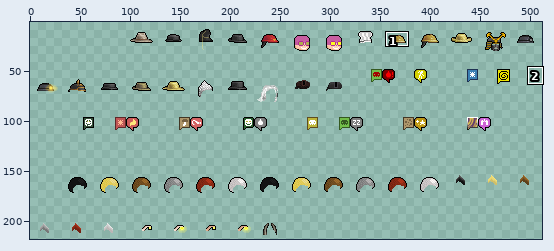
Sprite sheet -- gfx/ChibiUltica/ChibiTall.png. The picture above shows the old version from afar; the outline marks the close-up.
Close-up. Earlier state:
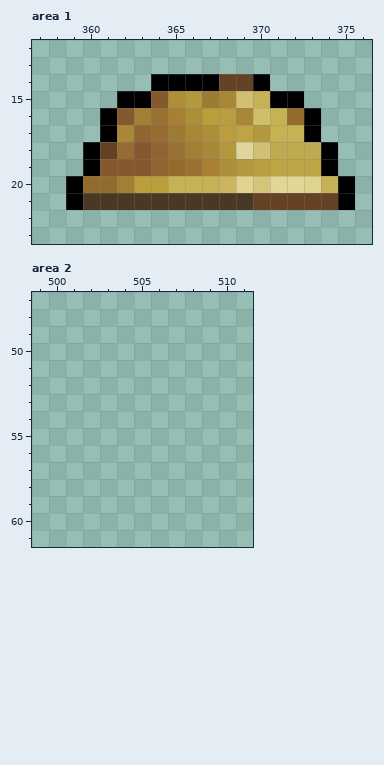
The file is 512x240 pixels. Pixels under 10% opacity are left out. Colours within 5 levels of each other are drawn and written as one. Shown: area 1: x 357..376, y 12..23; area 2: x 499..511, y 47..61. The old version is drawn lined up with the new one. The wide view leaves out empty margins. The commit also changed other parts of the picture, which this record leaves out.
Once edited:
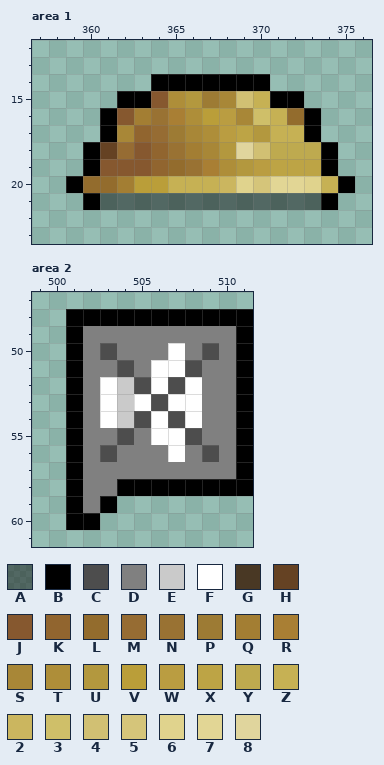
Palette (. is transparent): A #00000073  B #000000  C #4d4d4d  D #808080  E #cacaca  F #ffffff  G #493824  H #654223  J #86582f  K #91652f  L #936c2d  M #966c33  N #997233  P #9d7b34  Q #a37e33  R #a97f34  S #a88737  T #ae8e39  U #b3983e  V #ba9e39  W #ba9d41  X #bda445  Y #beaa4f  Z #c6b154  2 #cbb65f  3 #cfbf69  4 #d1c073  5 #d5c57a  6 #e0d38d  7 #e2d695  8 #e0d59d
The exact change:
drawings rearranged on the sheet (the old picture shows each at its new place; 12 dropped ones are not shown)
Area 1:
The author changed colour G to colour A in row 21 at x 361 to 369.
The author changed colour H to colour A in row 21 at x 370 to 373.
The author changed colour G to colour B in row 21 at x 360.
The author changed colour H to colour B in row 14 at x 368 to 369; in row 21 at x 374.
The edit erases colour B in row 21 at x 359 and 375.
Area 2:
Colour B now appears in row 48 at x 501 to 511; in rows 49 to 57 at x 501 and 511; in row 58 at x 501 and 504 to 511; in row 59 at x 501 and 503; in row 60 at x 501 to 502.
Colour C now appears in row 50 at x 503 and 509; in row 51 at x 504 and 508; in row 52 at x 505 and 507; in row 53 at x 506; in row 54 at x 505 and 507; in row 55 at x 504 and 508.
Colour C now appears in row 56 at x 503 and 509.
Colour D now appears in row 49 at x 502 to 510; in row 50 at x 502, 504 to 506, 508 and 510; in row 51 at x 502 to 503, 505 and 509 to 510; in rows 52 to 54 at x 502 and 509 to 510; in row 55 at x 502 to 503, 505 and 509 to 510; in row 56 at x 502, 504 to 506, 508 and 510.
Colour D now appears in row 57 at x 502 to 510; in row 58 at x 502 to 503; in row 59 at x 502.
Colour E now appears in rows 52 to 54 at x 504.
Colour F now appears in row 50 at x 507; in row 51 at x 506 to 507; in row 52 at x 503, 506 and 508; in row 53 at x 503, 505 and 507 to 508; in row 54 at x 503, 506 and 508; in row 55 at x 506 to 507.
Colour F now appears in row 56 at x 507.
Boxes around the changes in both close-ups, in picture pixels (x1, y1, x2, y2):
changed: (219, 74, 253, 91)
changed: (66, 193, 355, 210)
added: (66, 309, 253, 530)
